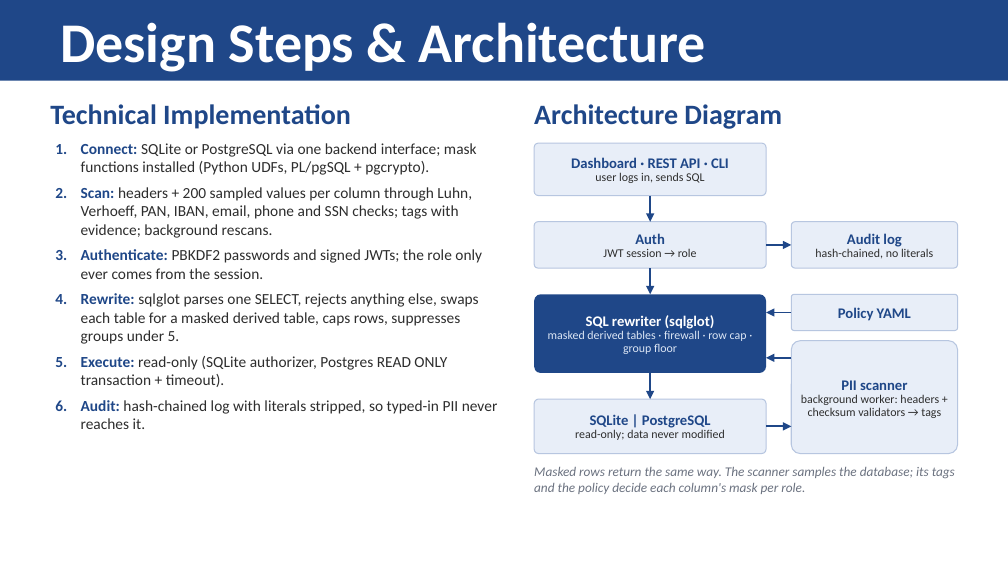
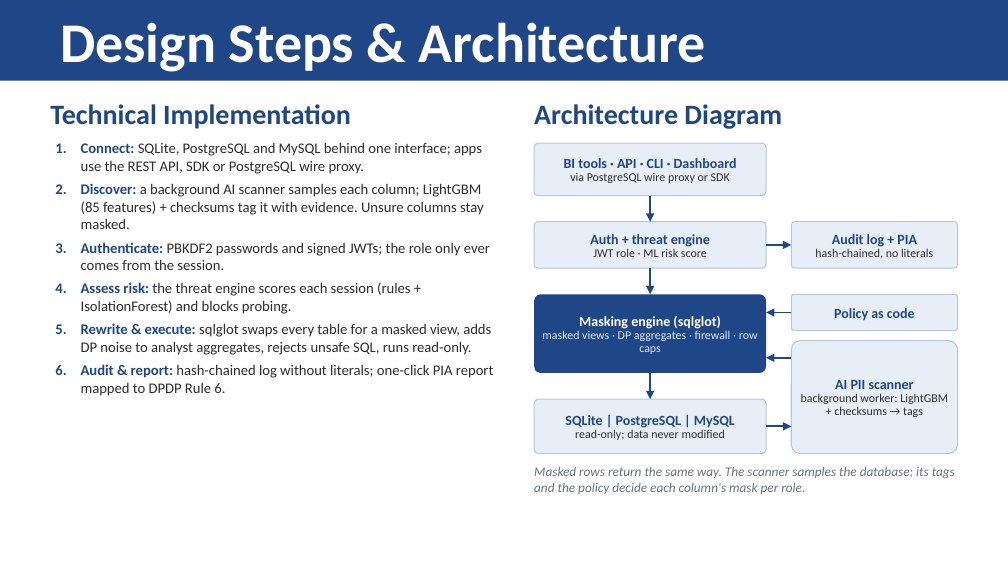
Before and after one commit to hotaro6754/mask, a slide deck: slide 4 of docs/MaskGuard_Round1_Submission.pptx. Drawn at 1008x567 pixels with LibreOffice and Linux fonts; fonts in the diff are those of the drawing. Boxes give left, top, right and bottom in pixels: in the first picture for what was removed or moved away, otherwise in the second. Text is boxed around its words. In the diff, an @@ line names an element or a change of style, - is before the commit and + after.

```diff
--- a/docs/MaskGuard_Round1_Submission.pptx
+++ b/docs/MaskGuard_Round1_Submission.pptx
@@ text at (x1=81, y1=142, x2=484, y2=229): text changed; size 11 to 10.5 pt @@
-1. Connect: SQLite or PostgreSQL via one backend interface; mask functions installed (Python UDFs, PL/pgSQL + pgcrypto).
-2. Scan: headers + 200 sampled values per column through Luhn, Verhoeff, PAN, IBAN, email, phone and SSN checks; tags with evidence; background rescans.
+1. Connect: SQLite, PostgreSQL and MySQL behind one interface; apps use the REST API, SDK or PostgreSQL wire proxy.
+2. Discover: a background AI scanner samples each column; LightGBM (85 features) + checksums tag it with evidence. Unsure columns stay masked.
@@ text in rounded rectangle at (x1=564, y1=158, x2=737, y2=183): text changed; size 10.5 to 8.5 pt; text colour #1F4788 to #2D2D2D; bold off @@
-Dashboard · REST API · CLI
-user logs in, sends SQL
+BI tools · API · CLI · Dashboard
+via PostgreSQL wire proxy or SDK
@@ text in rounded rectangle at (x1=590, y1=234, x2=710, y2=257): text changed @@
-Auth
-JWT session → role
+Auth + threat engine
+JWT role · ML risk score
@@ text in rounded rectangle at (x1=832, y1=234, x2=917, y2=247): text changed; size 10.5 to 10 pt @@
-Audit log
+Audit log + PIA
@@ text at (x1=81, y1=242, x2=490, y2=270): size 11 to 10.5 pt in "Authenticate: PBKDF2 passwords and signed JWTs; the ..."; less space between paragraphs @@
@@ text at (x1=81, y1=282, x2=494, y2=396): text changed; size 11 to 10.5 pt @@
-4. Rewrite: sqlglot parses one SELECT, rejects anything else, swaps each table for a masked derived table, caps rows, suppresses groups under 5.
-5. Execute: read-only (SQLite authorizer, Postgres READ ONLY transaction + timeout).
-6. Audit: hash-chained log with literals stripped, so typed-in PII never reaches it.
+4. Assess risk: the threat engine scores each session (rules + IsolationForest) and blocks probing.
+5. Rewrite & execute: sqlglot swaps every table for a masked view, adds DP noise to analyst aggregates, rejects unsafe SQL, runs read-only.
+6. Audit & report: hash-chained log without literals; one-click PIA report mapped to DPDP Rule 6.
@@ text in rounded rectangle at (x1=542, y1=316, x2=758, y2=354): text changed @@
-SQL rewriter (sqlglot)
-masked derived tables · firewall · row cap · group floor
+Masking engine (sqlglot)
+masked views · DP aggregates · firewall · row caps
@@ text in rounded rectangle at (x1=834, y1=308, x2=915, y2=321): text changed; size 10.5 to 10 pt @@
-Policy YAML
+Policy as code
@@ text in rounded rectangle at (x1=801, y1=380, x2=948, y2=417): text changed @@
-PII scanner
-background worker: headers + checksum validators → tags
+AI PII scanner
+background worker: LightGBM + checksums → tags
@@ text in rounded rectangle at (x1=565, y1=415, x2=735, y2=428): text changed; size 10.5 to 10 pt @@
-SQLite | PostgreSQL
+SQLite | PostgreSQL | MySQL
```
Also in this commit, not shown: 5 other slides changed, 1 slide added, 1 slide removed, 3 other files.
